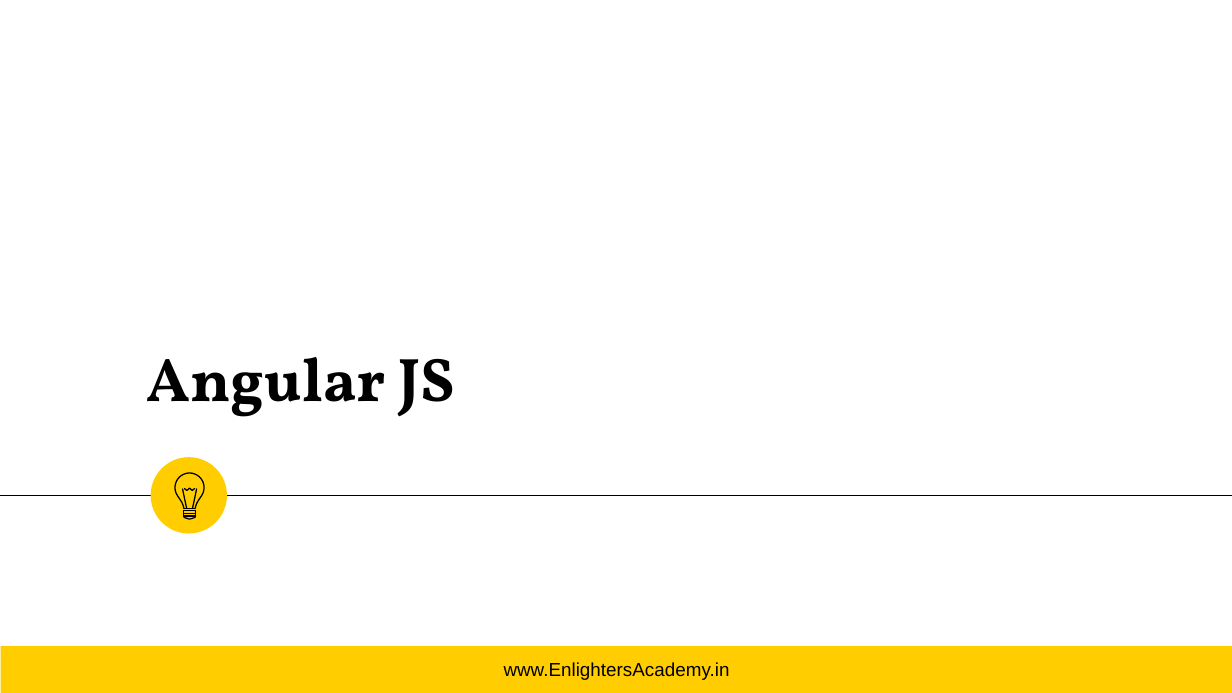
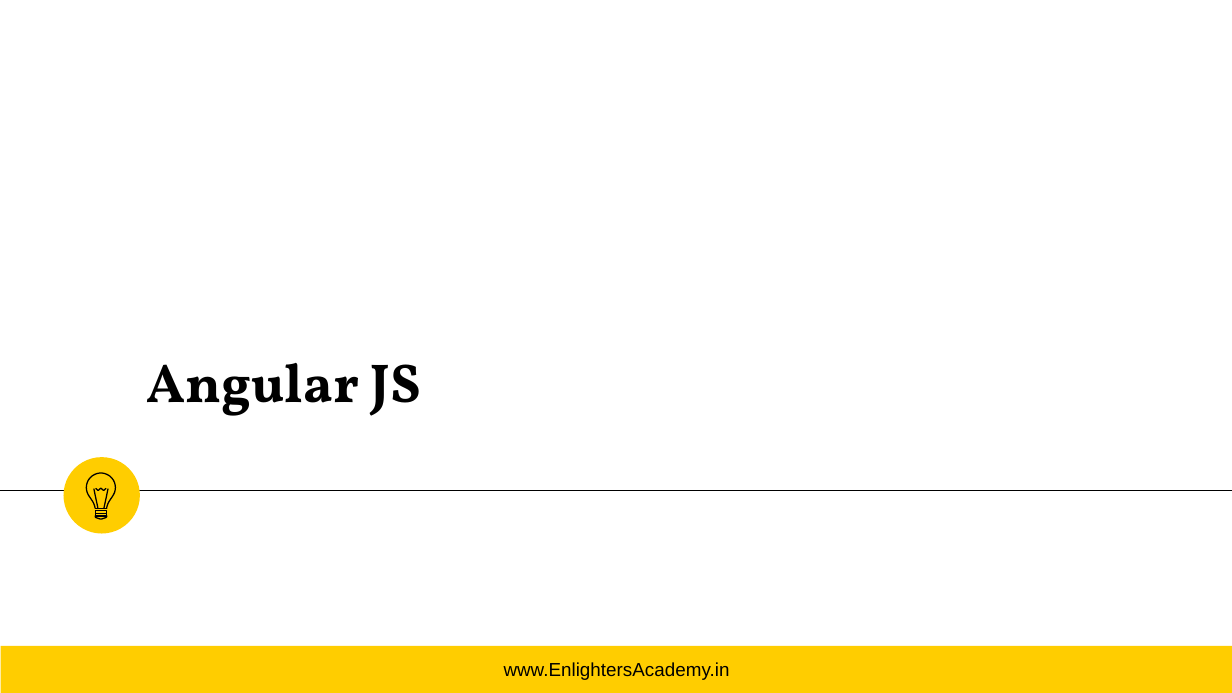
Before and after one commit to vikram-github/Course-Materials, a slide deck: slide 1 of PPT Template/EnlightersAcademyTemplate.pptx. Drawn at 1232x693 pixels with LibreOffice and Linux fonts; fonts in the diff are those of the drawing; background and template pictures are left out. Boxes give left, top, right and bottom in pixels: in the first picture for what was removed or moved away, otherwise in the second. Text is boxed around its words. In the diff, an @@ line names an element or a change of style, - is before the commit and + after.

```diff
--- a/PPT Template/EnlightersAcademyTemplate.pptx
+++ b/PPT Template/EnlightersAcademyTemplate.pptx
@@ title "Angular JS" at [147,363,420,416]: size 36 to 32 pt @@
@@ ellipse: place and size @@
-ellipse at [150,457,227,533]
+ellipse at [64,457,140,533]
@@ line moved from (0, 495) - (1232, 495) to (0, 490) - (1232, 490) @@
@@ group added at [86,473,116,520]: 8 freeform shapes @@
@@ group removed at [175,473,205,520]: 8 freeform shapes @@
```
Also in this commit, not shown: 1 slide added, 2 slides removed, 1 other file.
